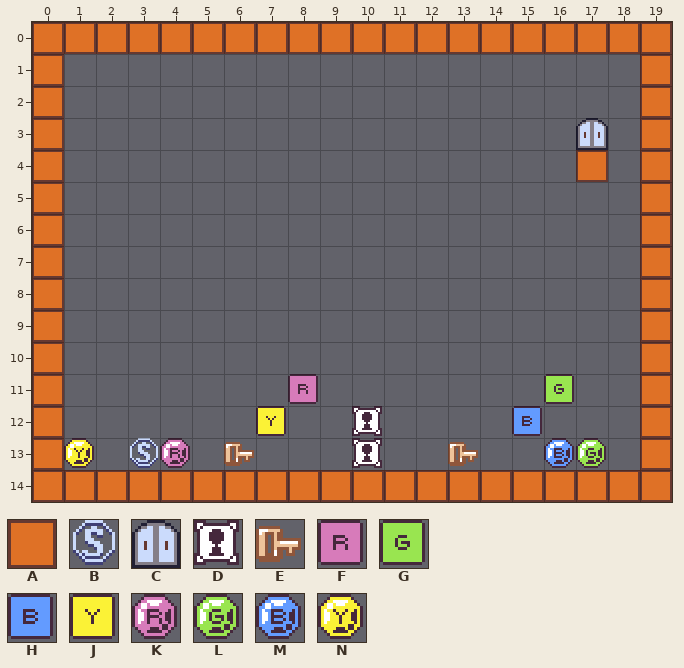
Tiled map: Puzzle2/assets/data/002.tmx. Above, as it was before the edit.
Cells are 16x16 px. Shown: x 0..19, y 0..14. The old version is drawn lined up with the new one.
Key: from "tileset": A 0, B 8, C 11, D 12, E 13, F 24, G 25, H 26, J 27, K 32, L 33, M 34, N 35.
_ is an empty cell.
Layer "object" before, first column x 0:
 0 AAAAAAAAAAAAAAAAAAAA
 1 A__________________A
 2 A__________________A
 3 A________________C_A
 4 A________________A_A
 5 A__________________A
 6 A__________________A
 7 A__________________A
 8 A__________________A
 9 A__________________A
10 A__________________A
11 A_______F_______G__A
12 A______J__D____H___A
13 AN_BK_E___D__E__ML_A
14 AAAAAAAAAAAAAAAAAAAA
New version:
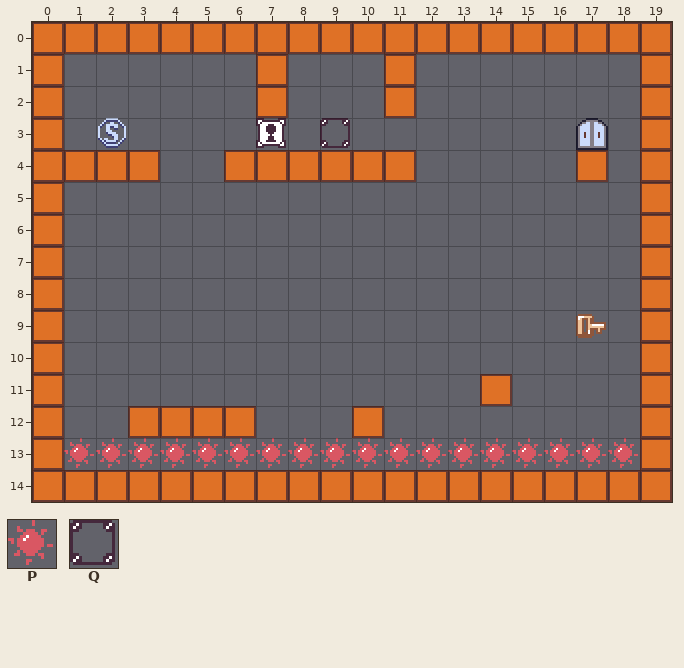
Further tiles: from "tileset": P 9, Q 10.
What changed:
map size 20x15 -> 40x15 cells
Layer "object":
y 1..2: x 7 _ -> A; x 11 _ -> A
y 3: x 2 _ -> B; x 7 _ -> D; x 9 _ -> Q
y 4: x 1..3 ___ -> AAA; x 6..11 ______ -> AAAAAA
y 9: x 17 _ -> E
y 11: x 8 F -> _; x 14 _ -> A; x 16 G -> _
y 12: x 3..7 ____J -> AAAA_; x 10 D -> A; x 15 H -> _
y 13: x 1..18 N_BK_E___D__E__ML_ -> PPPPPPPPPPPPPPPPPP
Boxes around the changes in both pictures, in picture pixels (x1, y1, x2, y2):
added: (224, 54, 416, 182)
added: (64, 118, 160, 182)
added: (576, 314, 606, 338)
changed: (64, 374, 638, 468)
